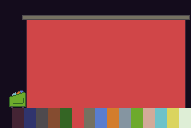
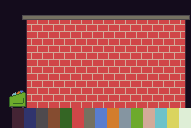
Layers edited between the first and the second 191×128 image:
moved "Background" above "Palette", painted on it over [27, 20, 185, 108]
